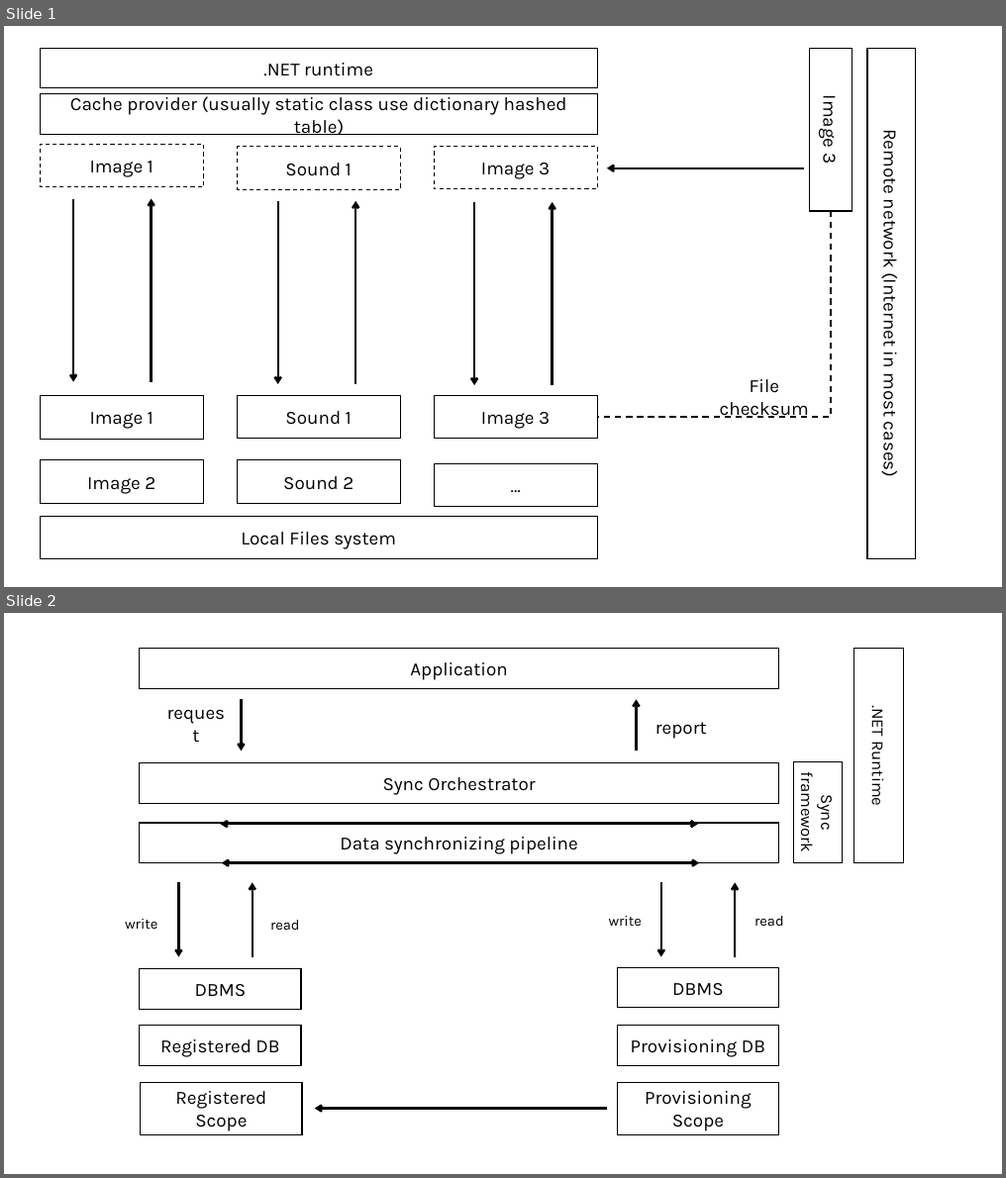
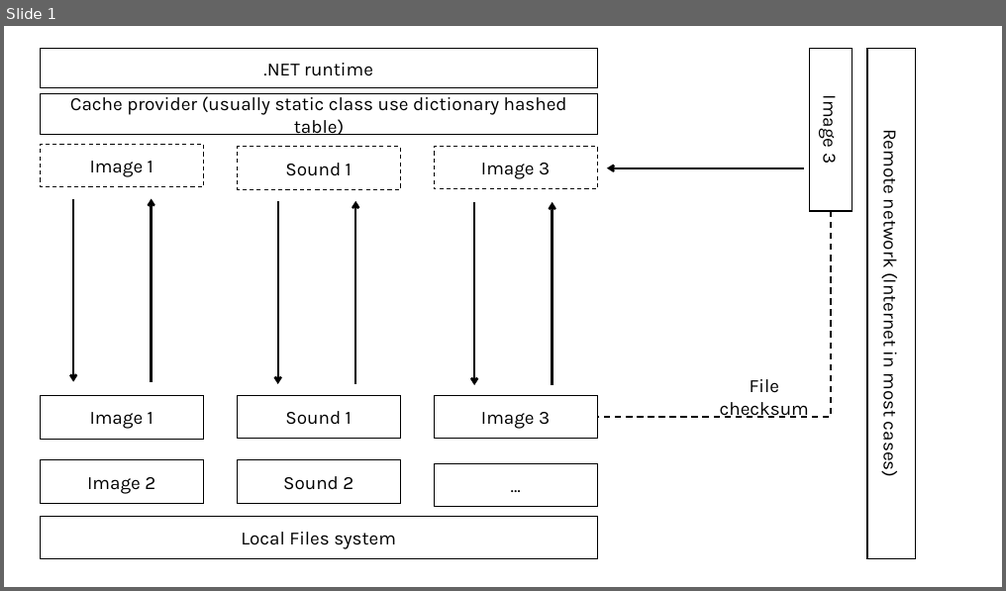
Before and after one commit to tuanhud/QuanLyTaiSan, a slide deck: _BaoCao/quocdunginfo/model.pptx. Shown one above the other, each under a label of ours: slides 1 and 2 before the commit, slide 1 after it. The pictures are 1006x1178 and 1006x591 pixels, drawn with LibreOffice and Linux fonts; fonts in the diff are those of the drawing. Boxes give left, top, right and bottom in pixels: in the first picture for what was removed or moved away, otherwise in the second. Text is boxed around its words. In the diff, an @@ line names an element or a change of style, - is before the commit and + after.

```diff
--- a/_BaoCao/quocdunginfo/model.pptx
+++ b/_BaoCao/quocdunginfo/model.pptx
@@ slide 2 removed at (x1=4, y1=613, x2=1002, y2=1174), background #FFFFFF @@
@@ rectangle removed at (x1=140, y1=649, x2=779, y2=688) @@
-Application
@@ rectangle removed at (x1=854, y1=649, x2=903, y2=863) @@
-.NET Runtime
@@ arrow removed from (242, 699) to (242, 751) @@
@@ arrow removed from (637, 751) to (637, 699) @@
@@ text removed at (x1=156, y1=703, x2=236, y2=744) @@
-request
@@ text removed at (x1=655, y1=722, x2=707, y2=739) @@
-report
@@ rectangle removed at (x1=140, y1=762, x2=779, y2=803) @@
-Sync Orchestrator
@@ rectangle removed at (x1=793, y1=761, x2=843, y2=863) @@
-Sync framework
@@ rectangle removed at (x1=140, y1=823, x2=779, y2=863) @@
-Data synchronizing pipeline
@@ double arrow removed from (698, 824) to (221, 824) @@
@@ double arrow removed from (699, 863) to (222, 863) @@
@@ arrow removed from (178, 882) to (178, 958) @@
@@ arrow removed from (252, 958) to (252, 882) @@
@@ arrow removed from (661, 882) to (661, 958) @@
@@ arrow removed from (735, 958) to (735, 882) @@
@@ text removed at (x1=125, y1=919, x2=157, y2=929) @@
-write
@@ text removed at (x1=270, y1=920, x2=300, y2=930) @@
-read
@@ text removed at (x1=609, y1=916, x2=642, y2=926) @@
-write
@@ text removed at (x1=754, y1=916, x2=784, y2=926) @@
-read
@@ rectangle removed at (x1=617, y1=967, x2=779, y2=1008) @@
-DBMS
@@ rectangle removed at (x1=140, y1=969, x2=301, y2=1010) @@
-DBMS
@@ rectangle removed at (x1=140, y1=1026, x2=301, y2=1065) @@
-Registered DB
@@ rectangle removed at (x1=617, y1=1026, x2=779, y2=1065) @@
-Provisioning DB
@@ rectangle removed at (x1=141, y1=1082, x2=302, y2=1135) @@
-Registered Scope
@@ rectangle removed at (x1=617, y1=1082, x2=779, y2=1135) @@
-Provisioning Scope
@@ arrow removed from (607, 1109) to (315, 1109) @@
```
Also in this commit, not shown: 3 slides changed, 4 slides added, 1 other slide removed, 1 other file.
